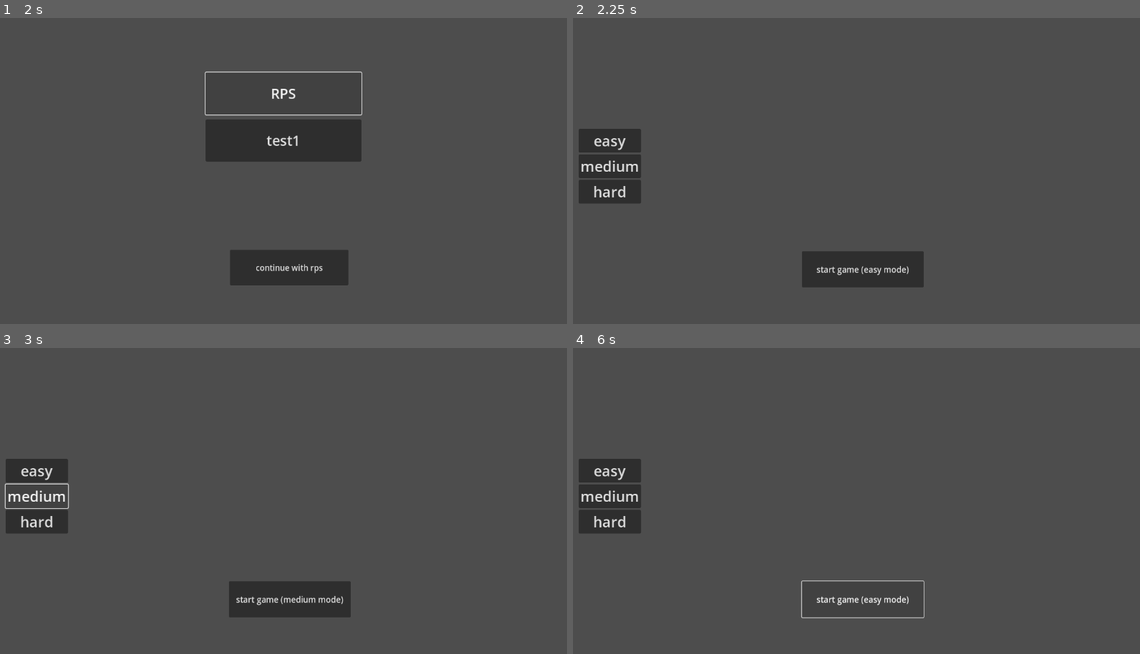
Above: before the commit, frames 1-4 (two rows, left to right).
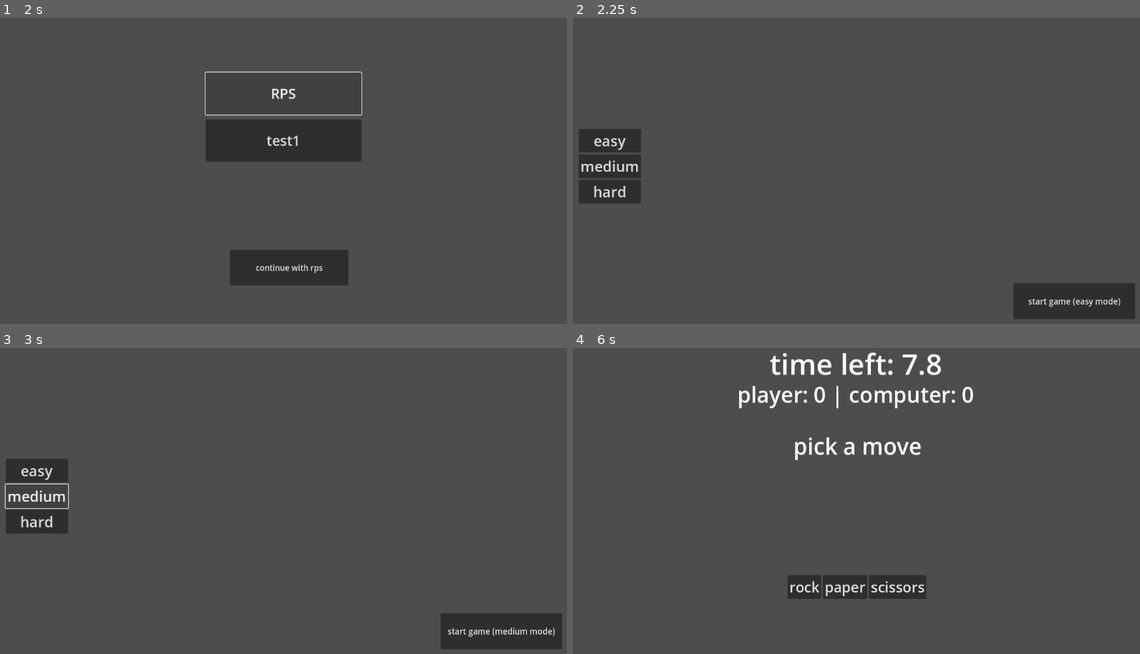
Above: after the commit, the same moments.

Repository: corporal1chicken/godot-project
Game: Godot game, scene res://world.tscn
Same seed, same stepped clock (60 frames per second), same inputs: the game is played once before the commit and once after it.
Inputs:
- Up to frame 1 (2 s): click "play game" at 0.5 s; click "RPS" at 1.25 s
- Up to frame 2 (2.25 s): click "continue with rps" at 2 s
- Up to frame 3 (3 s): click "medium" at 2.75 s
- Up to frame 4 (6 s): click "hard" at 3.5 s; click "easy" at 4.25 s; click "easy" at 5 s; click "start game (easy mode)" at 5.75 s

Frame 1 is identical in both runs. In frame 2, 4.9% of the frame differs, in the area x 40-100%, y 76-99%; in frame 3, 4.8%; in frame 4, 5.7%, in the area x 1-71%, y 1-89%.

Commit message:
Implemented actual Rock Paper Scissors

Diff:
--- a/games/rps/rps.gd
+++ b/games/rps/rps.gd
@@ -1 +1,10 @@
 extends Control
+
+@onready var options: Control = $options
+@onready var main: Control = $main
+
+func _on_start_pressed():
+	options.visible = false
+	main.visible = true
+
+	main.start_round(options.chosen_difficulty)
--- a/games/rps/rps.tscn
+++ b/games/rps/rps.tscn
@@ -1,7 +1,8 @@
-[gd_scene load_steps=3 format=3 uid="uid://cy83mypmppqyf"]
+[gd_scene load_steps=4 format=3 uid="uid://cy83mypmppqyf"]
 
 [ext_resource type="PackedScene" uid="uid://r40xf4jofr4q" path="res://games/rps/screens/options/options.tscn" id="1_gimk2"]
 [ext_resource type="Script" uid="uid://r3cqer5cksp7" path="res://games/rps/rps.gd" id="1_yjitw"]
+[ext_resource type="PackedScene" uid="uid://brj0pxw043y7c" path="res://games/rps/screens/main/main.tscn" id="3_ru1hn"]
 
 [node name="rps" type="Control"]
 layout_mode = 3
@@ -16,3 +17,11 @@
 
 [node name="options" parent="." instance=ExtResource("1_gimk2")]
 layout_mode = 1
+
+[node name="main" parent="." instance=ExtResource("3_ru1hn")]
+visible = false
+layout_mode = 1
+
+[connection signal="pressed" from="options/start" to="." method="_on_start_pressed"]
+
+[editable path="options"]
--- a/games/rps/screens/main/main.gd
+++ b/games/rps/screens/main/main.gd
@@ -1 +1,72 @@
 extends Control
+
+@onready var time_left: RichTextLabel = $time_left
+@onready var timer: Timer = $Timer
+
+const RULES: Dictionary = {
+	"rock" = "scissors",
+	"paper" = "rock",
+	"scissors" = "paper"
+}
+
+var player_move: String = ""
+var difficulty_info: Dictionary
+
+var player_score: int = 0
+var computer_score: int = 0
+var draws: int = 0
+
+func _ready() -> void:
+	for child in $moves.get_children():
+		child.pressed.connect(_on_move_pressed.bind(child.name))
+
+func _process(_delta: float) -> void:
+	if timer.is_stopped():
+		return
+
+	time_left.text = "time left: %.1f" % timer.time_left
+
+func _toggle_button_state(new_state: bool):
+	for child in $moves.get_children():
+		child.disabled = new_state
+
+func _on_move_pressed(move: String):
+	player_move = move
+
+func start_round(new_difficulty_info: Dictionary):
+	difficulty_info = new_difficulty_info
+	$round_text.visible = false
+
+	_toggle_button_state(false)
+	$continue.visible = false
+	player_move = ""
+	$ai_move.text = "pick a move"
+
+	timer.start(difficulty_info.timer_length)
+	await timer.timeout
+
+	_toggle_button_state(true)
+	$continue.visible = true
+	$round_text.visible = true
+
+	if player_move == "":
+		$round_text.text = "you didn't pick a move."
+		computer_score += 1
+	else:
+		var computer_move = RULES.keys().pick_random()
+		$ai_move.text = "AI move: " + computer_move
+
+		if player_move == computer_move:
+			$round_text.text = "it's a draw"
+			draws += 1
+		elif computer_move in RULES.get(player_move):
+			$round_text.text = "you win! " + player_move + " beats " + computer_move
+			player_score += 1
+		else:
+			$round_text.text = "you lose! " + computer_move + " beats " + player_move
+			computer_score += 1
+
+	$score_count.text = "player: " + str(player_score) + " | computer: " + str(computer_score)
+
+func _on_continue_pressed():
+	start_round(difficulty_info)
--- a/games/rps/screens/main/main.tscn
+++ b/games/rps/screens/main/main.tscn
@@ -28,32 +28,73 @@
 [node name="rock" type="Button" parent="moves"]
 layout_mode = 2
 theme_override_font_sizes/font_size = 32
+disabled = true
 text = "rock
 "
 
 [node name="paper" type="Button" parent="moves"]
 layout_mode = 2
 theme_override_font_sizes/font_size = 32
+disabled = true
 text = "paper
 "
 
 [node name="scissors" type="Button" parent="moves"]
 layout_mode = 2
 theme_override_font_sizes/font_size = 32
+disabled = true
 text = "scissors
 "
 
-[node name="timer" type="RichTextLabel" parent="."]
+[node name="continue" type="Button" parent="."]
+visible = false
+layout_mode = 1
+anchors_preset = 8
+anchor_left = 0.5
+anchor_top = 0.5
+anchor_right = 0.5
+anchor_bottom = 0.5
+offset_left = 351.99994
+offset_top = 262.00006
+offset_right = 710.0
+offset_bottom = 358.00006
+grow_horizontal = 2
+grow_vertical = 2
+scale = Vector2(0.76, 0.8399988)
+theme_override_font_sizes/font_size = 24
+text = "continue"
+
+[node name="time_left" type="RichTextLabel" parent="."]
 layout_mode = 1
 anchors_preset = 15
 anchor_right = 1.0
 anchor_bottom = 1.0
+offset_left = -2.0
+offset_top = 19.0
+offset_right = -2.0
+offset_bottom = -609.85126
 grow_horizontal = 2
 grow_vertical = 2
 scale = Vector2(1, 1.0093395)
 theme_override_font_sizes/normal_font_size = 64
-bbcode_enabled = true
-text = "[center] 5s"
+text = "time left: 5.0"
+horizontal_alignment = 1
+
+[node name="score_count" type="RichTextLabel" parent="."]
+layout_mode = 1
+anchors_preset = 15
+anchor_right = 1.0
+anchor_bottom = 1.0
+offset_left = -2.0
+offset_top = 99.0
+offset_right = -2.0
+offset_bottom = -548.6755
+grow_horizontal = 2
+grow_vertical = 2
+scale = Vector2(1, 1.0093395)
+theme_override_font_sizes/normal_font_size = 48
+text = "player: 0 | computer: 0"
+horizontal_alignment = 1
 
 [node name="ai_move" type="RichTextLabel" parent="."]
 layout_mode = 1
@@ -61,14 +102,37 @@
 anchor_right = 1.0
 anchor_bottom = 1.0
 offset_left = 2.0
-offset_top = 190.0
+offset_top = 213.0
 offset_right = 2.0
-offset_bottom = 190.0
+offset_bottom = -430.71246
 grow_horizontal = 2
 grow_vertical = 2
 scale = Vector2(1, 1.0093395)
 theme_override_font_sizes/normal_font_size = 50
 bbcode_enabled = true
-text = "[center] ai move here"
+text = "pick a move"
+horizontal_alignment = 1
+
+[node name="round_text" type="RichTextLabel" parent="."]
+visible = false
+layout_mode = 1
+anchors_preset = 15
+anchor_right = 1.0
+anchor_bottom = 1.0
+offset_left = 2.0
+offset_top = 291.0
+offset_right = 2.0
+offset_bottom = -352.71246
+grow_horizontal = 2
+grow_vertical = 2
+scale = Vector2(1, 1.0093395)
+theme_override_font_sizes/normal_font_size = 30
+bbcode_enabled = true
+text = "you won! paper beats cheese"
+horizontal_alignment = 1
 
 [node name="Timer" type="Timer" parent="."]
+wait_time = 5.0
+one_shot = true
+
+[connection signal="pressed" from="continue" to="." method="_on_continue_pressed"]
--- a/games/rps/screens/options/options.gd
+++ b/games/rps/screens/options/options.gd
@@ -1,15 +1,23 @@
 extends Control
 
-var current_difficulty: String = "easy"
+@export var difficulty_info: Dictionary = {
+	"easy" = {
+		timer_length = 8.0,
+	},
+	"medium" = {
+		timer_length = 5.0,
+	},
+	"hard" = {
+		timer_length = 3.0
+	}
+}
+
+var chosen_difficulty: Dictionary = difficulty_info.get("easy")
 
 func _ready() -> void:
 	for child in $difficulties.get_children():
 		child.pressed.connect(_on_difficulty_pressed.bind(child.name))
 
 func _on_difficulty_pressed(difficulty: String):
-	current_difficulty = difficulty
-	$start.text = "start game (" + current_difficulty + " mode)"
-
-func _on_start_pressed():
-	print("starting")
-	pass
+	chosen_difficulty = difficulty_info.get(difficulty)
+	$start.text = "start game (" + difficulty + " mode)"
--- a/games/rps/screens/options/options.tscn
+++ b/games/rps/screens/options/options.tscn
@@ -48,14 +48,12 @@
 anchor_top = 0.5
 anchor_right = 0.5
 anchor_bottom = 0.5
-offset_left = -123.0
-offset_top = 191.0
-offset_right = 235.0
-offset_bottom = 287.0
+offset_left = 349.99994
+offset_top = 262.00006
+offset_right = 708.0
+offset_bottom = 358.00006
 grow_horizontal = 2
 grow_vertical = 2
 scale = Vector2(0.76, 0.8399988)
 theme_override_font_sizes/font_size = 24
 text = "start game (easy mode)"
-
-[connection signal="pressed" from="start" to="." method="_on_start_pressed"]
--- a/project.godot
+++ b/project.godot
@@ -23,3 +23,11 @@
 
 window/size/viewport_width=1280
 window/size/viewport_height=720
+
+[input]
+
+next={
+"deadzone": 0.2,
+"events": [Object(InputEventKey,"resource_local_to_scene":false,"resource_name":"","device":-1,"window_id":0,"alt_pressed":false,"shift_pressed":false,"ctrl_pressed":false,"meta_pressed":false,"pressed":false,"keycode":0,"physical_keycode":69,"key_label":0,"unicode":101,"location":0,"echo":false,"script":null)
+]
+}
--- a/scenes/ui_contoller/ui_contoller.gd
+++ b/scenes/ui_contoller/ui_contoller.gd
@@ -1,4 +1,9 @@
 extends Node
+
+#TO ADD:
+# 'E' to go to the next screen
+# add change_sub_screen, similar to change_screen
+# quit button when in a game
 
 @onready var canvas_layer: CanvasLayer = $CanvasLayer
 
Not shown, changed: README.md
